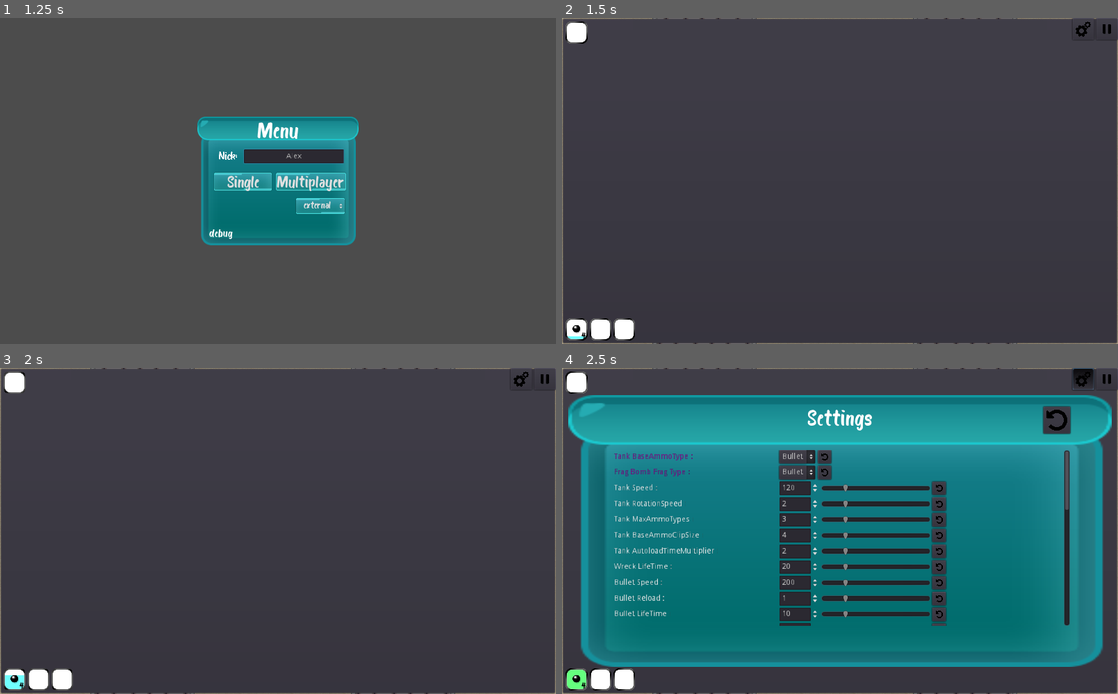
Above: before the commit, frames 1-4 (two rows, left to right).
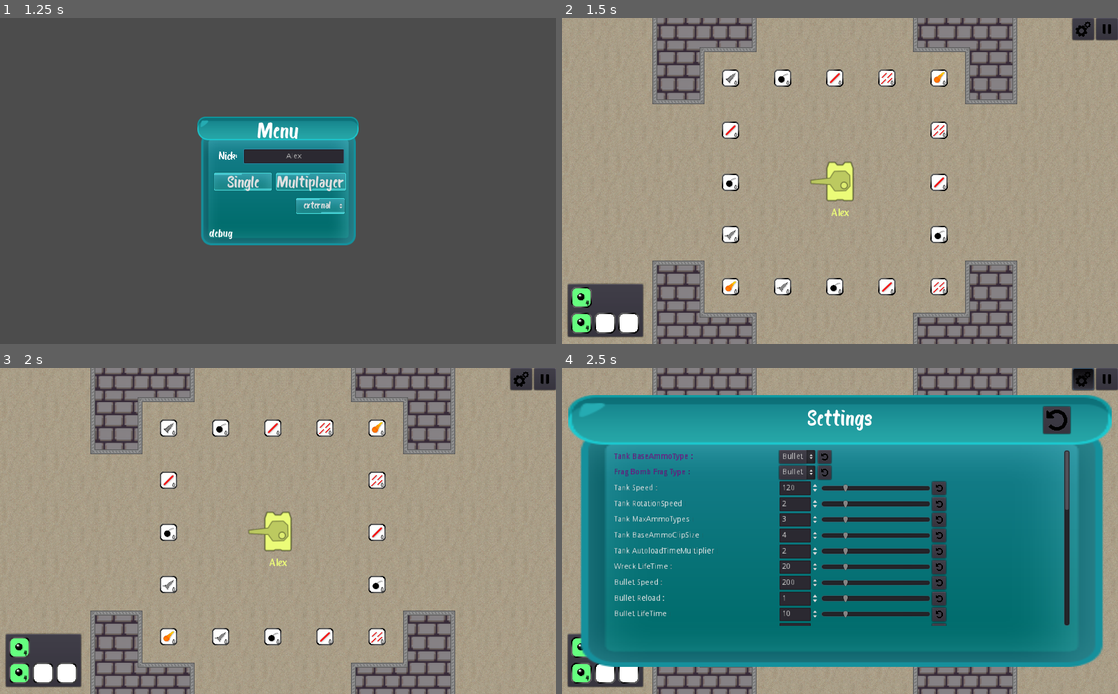
Above: after the commit, the same moments.

Repository: mm-102/godot_tanks
Game: Godot game, scene res://GameModeMaster.tscn
Two runs of this game, one before a commit and one after it. Both use one fixed random seed, a clock stepped at 60 frames per second and the inputs below. Sound files missing from this copy of the repository are replaced by a short silence.
Inputs (mouse positions are in pixels of both pictures, inside the frame that each line leads up to):
- Up to frame 1 (1.25 s): click (294, 154) at 0.52 s; type "Alex" at 0.6 s
- Up to frame 2 (1.5 s): click "Single" at 1.25 s
- Up to frame 3 (2 s): no input
- Up to frame 4 (2.5 s): click (1084, 377) at 2 s

Frame 1 is identical in both runs. In frame 2, 95% of the frame differs, in the area x 0-100%, y 0-100%; in frame 3, 95%; in frame 4, 19%.
Error before the commit: Invalid set index 'type' (on base: 'ColorRect (SlotRect.gd)') with value of type 'int'. (res://Objects/AmmoBox.gd:25)

Commit message:
Implementing autoload

Diff:
--- /dev/null
+++ b/Global/GlobalConst.gd
@@ -0,0 +1,3 @@
+class_name GConst
+
+const AUTOLOAD_NAME = "autoload"
--- a/Objects/SlotRect.gd
+++ b/Objects/SlotRect.gd
@@ -1,5 +1,30 @@
 tool
 extends ColorRect
+
+const EMPTY = -1
+
+enum BORDER_TYPES{DEFAULT, SUPER}
+const SUPER_TYPES = [
+	Ammunition.TYPES.LASER,
+	Ammunition.TYPES.FIREBALL,
+]
+const BORDER_DICT = {
+	BORDER_TYPES.DEFAULT: preload("res://Objects/gray_sampler.tres"),
+	BORDER_TYPES.SUPER: preload("res://Objects/rainbow_sampler.tres"),
+}
+export(int) var type = -1 setget set_type
+func set_type(new):
+	type = new
+	if type == EMPTY:
+		is_inside_visible(false)
+		return
+	else:
+		is_inside_visible(true)
+	$TypeRect.texture = Ammunition.get_box_texture(type)
+	if type in SUPER_TYPES:
+		set_border(BORDER_TYPES.SUPER)
+	else:
+		set_border(BORDER_TYPES.DEFAULT)
 
 export(Vector2) var icon_scale = Vector2(0.75, 0.75) setget set_icon_scale
 func set_icon_scale(new):
@@ -8,8 +33,21 @@
 	$TypeRect.rect_position = (Vector2.ONE - icon_scale) * rect_size * 0.5
 
 
+
 func _ready():
 	set_icon_scale(icon_scale)
 
+
+func is_inside_visible(is_visible: bool):
+	$TypeRect.visible = is_visible
+	$Number.visible = is_visible
+
 func set_border(border_type):
-	material.set_shader_param("border_ramp", owner.BORDER_DICT[border_type])
+	material.set_shader_param("border_ramp", BORDER_DICT[border_type])
+
+
+func set_amount_left_text(amount_left):
+	if amount_left >= INF:
+		$Number.text = ""
+	else:
+		$Number.text = str(amount_left)
--- a/Objects/SlotRect.tscn
+++ b/Objects/SlotRect.tscn
@@ -1,9 +1,12 @@
-[gd_scene load_steps=8 format=2]
+[gd_scene load_steps=13 format=2]
 
 [ext_resource path="res://textures/box_texture/bullet_box.png" type="Texture" id=1]
 [ext_resource path="res://Objects/ammo_box_shader.gdshader" type="Shader" id=2]
 [ext_resource path="res://Objects/gray_sampler.tres" type="Texture" id=3]
 [ext_resource path="res://Objects/SlotRect.gd" type="Script" id=4]
+[ext_resource path="res://textures/text/Bosk.ttf" type="DynamicFontData" id=5]
+[ext_resource path="res://Player/Player_GUI/AmmoSlots/progress_bar.gdshader" type="Shader" id=6]
+[ext_resource path="res://Player/Player_GUI/AmmoSlots/ProgressBar.gd" type="Script" id=7]
 
 [sub_resource type="ShaderMaterial" id=5]
 shader = ExtResource( 2 )
@@ -14,6 +17,17 @@
 shader_param/anim_speed = 0.5
 shader_param/modulate = Color( 1, 1, 1, 1 )
 shader_param/border_ramp = ExtResource( 3 )
+
+[sub_resource type="ShaderMaterial" id=8]
+resource_local_to_scene = true
+shader = ExtResource( 6 )
+shader_param/value = 0.0
+shader_param/center = Vector2( 0.5, 0.5 )
+shader_param/size = Vector2( 1, 1 )
+shader_param/corner_radius = 0.25
+shader_param/border_width = 0.08
+shader_param/modulate = Color( 1, 1, 1, 1 )
+shader_param/modulate_bar = Color( 0.439216, 1, 1, 1 )
 
 [sub_resource type="Shader" id=7]
 code = "shader_type canvas_item;
@@ -36,6 +50,12 @@
 shader_param/shadow_color = Color( 0, 0, 0, 0.160784 )
 shader_param/offset = Vector2( 0.05, 0.05 )
 
+[sub_resource type="DynamicFont" id=1]
+use_mipmaps = true
+use_filter = true
+extra_spacing_bottom = -3
+font_data = ExtResource( 5 )
+
 [node name="SlotRect" type="ColorRect"]
 material = SubResource( 5 )
 anchor_left = 0.5
@@ -50,15 +70,48 @@
 color = Color( 1, 1, 1, 0 )
 script = ExtResource( 4 )
 
+[node name="ProgressBar" type="ColorRect" parent="."]
+material = SubResource( 8 )
+margin_right = 64.0
+margin_bottom = 64.0
+rect_min_size = Vector2( 40, 40 )
+color = Color( 1, 1, 1, 0 )
+script = ExtResource( 7 )
+__meta__ = {
+"_editor_description_": ""
+}
+
+[node name="Tween" type="Tween" parent="ProgressBar"]
+
 [node name="TypeRect" type="TextureRect" parent="."]
 material = SubResource( 6 )
 anchor_left = 0.5
 anchor_top = 0.5
 anchor_right = 0.5
 anchor_bottom = 0.5
-margin_left = -24.0
-margin_top = -24.0
-margin_right = 24.0
-margin_bottom = 24.0
+margin_left = -22.0
+margin_top = -22.0
+margin_right = 26.0
+margin_bottom = 26.0
 texture = ExtResource( 1 )
 expand = true
+
+[node name="Number" type="Label" parent="."]
+modulate = Color( 0, 0, 0, 1 )
+self_modulate = Color( 0, 0, 0, 1 )
+margin_left = 37.0
+margin_top = 28.0
+margin_right = 50.0
+margin_bottom = 48.0
+rect_scale = Vector2( 1.5, 1.5 )
+size_flags_horizontal = 8
+size_flags_vertical = 8
+custom_colors/font_color = Color( 0, 0, 0, 1 )
+custom_colors/font_outline_modulate = Color( 0, 0, 0, 1 )
+custom_fonts/font = SubResource( 1 )
+text = "0"
+align = 2
+valign = 2
+__meta__ = {
+"_editor_description_": ""
+}
--- a/Player/Player_GUI/AmmoSlots/AmmoSlots.gd
+++ b/Player/Player_GUI/AmmoSlots/AmmoSlots.gd
@@ -10,50 +10,33 @@
 	"reset_autoload" : funcref(self, "reset_autoload")
 }
 var current_selection = BASE_SLOT
-var num_of_slots
-var selected_slot: Slot = null setget set_selected_slot
-func set_selected_slot(new):
-	if new != selected_slot:
-		if is_instance_valid(selected_slot):
-			selected_slot.state = Slot.STATES.NOT_SELECTED
-		selected_slot = new
-		selected_slot.state = Slot.STATES.LOADING
-onready var ammo_autoload = $"Autoload/0"
+onready var ammo_autoload = $"Autoload"
 var ammunition_clips: Dictionary setget set_ammunition_clips
 func set_ammunition_clips(new):
 	ammunition_clips = new
-	init_ammo_autoload(ammunition_clips[INPUT_BASE_NAME + str(BASE_SLOT)])
-	init_slots(ammunition_clips.size())
+	init_ammo_autoload(ammunition_clips[GConst.AUTOLOAD_NAME], ammunition_clips[INPUT_BASE_NAME + str(BASE_SLOT)])
+	init_slots()
 
 
 
 func _init():
 	GlobalSignals.connect("new_ammunition_clips", self, "set_ammunition_clips")
 
-func init_ammo_autoload(ammo_autoload_res):
-	ammo_autoload.ammunition_clip_res = ammo_autoload_res
+func init_ammo_autoload(ammo_autoload_res, ammo_base_res):
+	ammo_autoload.ammo_autoload_res = ammo_autoload_res
+	ammo_autoload.ammo_base_res = ammo_autoload_res
 
-func init_slots(_num_of_slots: int):
+func init_slots():
 	for child in $AmmoSlots.get_children():
 		if child is Node:
 			child.queue_free()
 	yield(get_tree(), "idle_frame")
 
-	for i in range(_num_of_slots):
-		var slot_inst = SLOT_TSCN.instance()
-		slot_inst.name = str(i)
-		slot_inst.ammunition_clip_res = ammunition_clips[INPUT_BASE_NAME + str(i)]
-		$AmmoSlots.add_child(slot_inst)
-	num_of_slots = _num_of_slots
-	select_slot(BASE_SLOT)
-
-
-func select_slot(slot_position: int):
-	if slot_position > num_of_slots:
-		printerr("[AmmoSlots]: selected slot too high")
-	set_selected_slot($AmmoSlots.get_node(str(slot_position)))
-
-
+	for ammo_clip_keys in ammunition_clips:
+		if ammo_clip_keys.begins_with(INPUT_BASE_NAME):
+			var slot_inst = SLOT_TSCN.instance()
+			slot_inst.ammunition_clip_res = ammunition_clips[ammo_clip_keys]
+			$AmmoSlots.add_child(slot_inst)
 
 
 
@@ -61,11 +44,6 @@
 
 func on_special_ammo_event(event, args : Array):
 	event_funcs[event].call_func(args)
-
-func new_shoot(type, amount_left):
-
-	pass
-
 
 func shoot_event(args : Array):
 	var type = str(args[0])
--- a/Player/Player_GUI/AmmoSlots/AmmoSlots.tscn
+++ b/Player/Player_GUI/AmmoSlots/AmmoSlots.tscn
@@ -1,8 +1,8 @@
-[gd_scene load_steps=8 format=2]
+[gd_scene load_steps=7 format=2]
 
 [ext_resource path="res://Player/Player_GUI/AmmoSlots/AmmoSlots.gd" type="Script" id=1]
 [ext_resource path="res://Player/Player_GUI/AmmoSlots/Slot.tscn" type="PackedScene" id=2]
-[ext_resource path="res://Player/Player_GUI/AmmoSlots/progress_bar.gdshader" type="Shader" id=3]
+[ext_resource path="res://Player/Player_GUI/AmmoSlots/Autoload.gd" type="Script" id=3]
 [ext_resource path="res://Objects/ammo_box_shader.gdshader" type="Shader" id=4]
 [ext_resource path="res://Objects/gray_sampler.tres" type="Texture" id=5]
 
@@ -16,17 +16,6 @@
 shader_param/anim_speed = 0.5
 shader_param/modulate = Color( 1, 1, 1, 1 )
 shader_param/border_ramp = ExtResource( 5 )
-
-[sub_resource type="ShaderMaterial" id=2]
-resource_local_to_scene = true
-shader = ExtResource( 3 )
-shader_param/value = 0.0
-shader_param/center = Vector2( 0.5, 0.5 )
-shader_param/size = Vector2( 1, 1 )
-shader_param/corner_radius = 0.25
-shader_param/border_width = 0.08
-shader_param/modulate = Color( 1, 1, 1, 1 )
-shader_param/modulate_bar = Color( 0.439216, 1, 1, 1 )
 
 [node name="AmmoSlot" type="PanelContainer"]
 margin_left = 9.0
@@ -43,14 +32,6 @@
 size_flags_vertical = 8
 
 [node name="0" parent="AmmoSlots" instance=ExtResource( 2 )]
-anchor_left = 0.0
-anchor_top = 0.0
-anchor_right = 0.0
-anchor_bottom = 0.0
-margin_left = 0.0
-margin_top = 0.0
-margin_right = 40.0
-margin_bottom = 40.0
 
 [node name="Autoload" type="CenterContainer" parent="."]
 margin_left = 7.0
@@ -59,24 +40,11 @@
 margin_bottom = 47.0
 size_flags_horizontal = 0
 size_flags_vertical = 0
+script = ExtResource( 3 )
 
 [node name="0" parent="Autoload" instance=ExtResource( 2 )]
-anchor_left = 0.0
-anchor_top = 0.0
-anchor_right = 0.0
-anchor_bottom = 0.0
-margin_left = 0.0
-margin_top = 0.0
-margin_right = 40.0
-margin_bottom = 40.0
 
 [node name="SlotRect" parent="Autoload/0" index="1"]
 material = SubResource( 1 )
 
-[node name="ProgressBar" parent="Autoload/0/SlotRect" index="0"]
-material = SubResource( 2 )
-
-[node name="Number" parent="Autoload/0" index="2"]
-visible = false
-
 [editable path="Autoload/0"]
--- /dev/null
+++ b/Player/Player_GUI/AmmoSlots/Autoload.gd
@@ -0,0 +1,20 @@
+extends CenterContainer
+
+onready var slot = $"0"
+
+var ammo_autoload_res: AmmunitionSlotObj setget set_ammo_autoload_res
+func set_ammo_autoload_res(new):
+	ammo_autoload_res = new
+	slot.progress_bar.loading_time = ammo_autoload_res.reload_time
+	slot.slot_rect.set_type(ammo_autoload_res.ammo_type)
+	slot.slot_rect.set_amount_left_text(ammo_autoload_res.amount)
+	ammo_autoload_res.connect("changed", self, "_on_ammo_base_res_changed")
+	_on_ammo_base_res_changed()
+
+var ammo_base_res: AmmunitionSlotObj setget set_ammo_base_res
+func set_ammo_base_res(new):
+	ammo_base_res = new
+
+
+func _on_ammo_base_res_changed():
+	slot.progress_bar.set_state(ammo_autoload_res.state)
--- a/Player/Player_GUI/AmmoSlots/ProgressBar.gd
+++ b/Player/Player_GUI/AmmoSlots/ProgressBar.gd
@@ -2,6 +2,18 @@
 
 const LOADING_COLOR = Color("70ffff")
 const LOADED_COLOR = Color("66ff80")
+
+const STATES = AmmunitionSlotObj.STATES
+export(STATES) var state = STATES.NOT_SELECTED setget set_state
+func set_state(new):
+	state = new
+	state_functions[state].call_func()
+var state_functions = {
+	STATES.NOT_SELECTED: funcref(self, "reset"),
+	STATES.LOADING: funcref(self, "start_loading"),
+	STATES.LOADED: funcref(self, "loaded"),
+}
+
 var loading_time = 0
 
 
@@ -10,7 +22,6 @@
 	$Tween.stop_all()
 	set_value(0.0)
 	set_loading_color(LOADING_COLOR)
-
 
 func start_loading():
 	reset()
@@ -24,8 +35,12 @@
 
 
 
+
 func set_value(val):
 	material.set_shader_param("value", val)
 
 func set_loading_color(col):
 	material.set_shader_param("modulate_bar", col)
+
+func _on_Tween_tween_all_completed():
+	set_state(STATES.LOADED)
--- a/Player/Player_GUI/AmmoSlots/Slot.gd
+++ b/Player/Player_GUI/AmmoSlots/Slot.gd
@@ -1,43 +1,7 @@
 extends Control
 class_name Slot
 
-const STATES = AmmunitionSlotObj.STATES
-export(STATES) var state = STATES.NOT_SELECTED setget set_state
-func set_state(new):
-	state = new
-	state_functions[state].call_func()
 
-enum BORDER_TYPES{DEFAULT, SUPER}
-const SUPER_TYPES = [
-	Ammunition.TYPES.LASER,
-	Ammunition.TYPES.FIREBALL,
-]
-const BORDER_DICT = {
-	BORDER_TYPES.DEFAULT: preload("res://Objects/gray_sampler.tres"),
-	BORDER_TYPES.SUPER: preload("res://Objects/rainbow_sampler.tres"),
-}
-const EMPTY = -1
-export(int) var type = -1 setget set_type
-func set_type(new):
-	type = new
-	if type == EMPTY:
-		set_inside(true)
-		return
-	else:
-		set_inside(false)
-	$SlotRect/TypeRect.texture = Ammunition.get_box_texture(type)
-	if type in SUPER_TYPES:
-		$SlotRect.set_border(BORDER_TYPES.SUPER)
-	else:
-		$SlotRect.set_border(BORDER_TYPES.DEFAULT)
-
-
-onready var progress_bar = $SlotRect/ProgressBar
-onready var state_functions = {
-	STATES.NOT_SELECTED: funcref(progress_bar, "reset"),
-	STATES.LOADING: funcref(progress_bar, "start_loading"),
-	STATES.LOADED: funcref(progress_bar, "loaded"),
-}
 var ammunition_clip_res: AmmunitionSlotObj = null setget set_ammunition_clip_res
 func set_ammunition_clip_res(new):
 	ammunition_clip_res = new
@@ -45,33 +9,30 @@
 		_on_ammunition_clip_res_changed()
 		progress_bar.loading_time = ammunition_clip_res.reload_time
 	ammunition_clip_res.connect("changed", self, "_on_ammunition_clip_res_changed")
+onready var slot_rect = $SlotRect
+onready var progress_bar = $SlotRect/ProgressBar
 
 
 
 
 func _ready():
-	set_type(EMPTY)
+	slot_rect.type = -1
 	$TouchScreenButton.action = "p_slot_" + str(get_index())
 	if ammunition_clip_res != null:
 		_on_ammunition_clip_res_changed()
 		progress_bar.loading_time = ammunition_clip_res.reload_time
 
-func set_inside(is_empty: bool):
-	$SlotRect/TypeRect.visible = not is_empty
-	$Number.visible = not is_empty
+func set_type(type):
+	$SlotRect.set_type(type)
 
-func set_amount_left_text(amount_left):
-	if amount_left >= INF:
-		$Number.text = ""
-	else:
-		$Number.text = str(amount_left)
+
+func is_inside_visible(is_visible: bool):
+	$SlotRect/TypeRect.visible = is_visible
+	$Number.visible = is_visible
+
 
 
 func _on_ammunition_clip_res_changed():
-	set_state(ammunition_clip_res.state)
-	set_type(ammunition_clip_res.ammo_type)
-	set_amount_left_text(ammunition_clip_res.amount)
-
-
-func _on_Tween_tween_all_completed():
-	set_state(STATES.LOADED)
+	progress_bar.set_state(ammunition_clip_res.state)
+	slot_rect.set_type(ammunition_clip_res.ammo_type)
+	slot_rect.set_amount_left_text(ammunition_clip_res.amount)
--- a/Player/Player_GUI/AmmoSlots/Slot.tscn
+++ b/Player/Player_GUI/AmmoSlots/Slot.tscn
@@ -1,74 +1,14 @@
-[gd_scene load_steps=14 format=2]
+[gd_scene load_steps=4 format=2]
 
-[ext_resource path="res://textures/text/Bosk.ttf" type="DynamicFontData" id=2]
+[ext_resource path="res://Objects/SlotRect.tscn" type="PackedScene" id=1]
 [ext_resource path="res://Player/Player_GUI/AmmoSlots/Slot.gd" type="Script" id=3]
-[ext_resource path="res://Player/Player_GUI/AmmoSlots/progress_bar.gdshader" type="Shader" id=4]
-[ext_resource path="res://Objects/ammo_box_shader.gdshader" type="Shader" id=7]
-[ext_resource path="res://Objects/gray_sampler.tres" type="Texture" id=8]
-[ext_resource path="res://Objects/SlotRect.gd" type="Script" id=9]
-[ext_resource path="res://Player/Player_GUI/AmmoSlots/ProgressBar.gd" type="Script" id=10]
 
 [sub_resource type="RectangleShape2D" id=11]
 extents = Vector2( 20, 20 )
 
-[sub_resource type="ShaderMaterial" id=12]
-resource_local_to_scene = true
-shader = ExtResource( 7 )
-shader_param/center = Vector2( 0.5, 0.5 )
-shader_param/size = Vector2( 1, 1 )
-shader_param/corner_radius = 0.25
-shader_param/border_width = 0.08
-shader_param/anim_speed = 0.5
-shader_param/modulate = Color( 1, 1, 1, 1 )
-shader_param/border_ramp = ExtResource( 8 )
-
-[sub_resource type="ShaderMaterial" id=9]
-resource_local_to_scene = true
-shader = ExtResource( 4 )
-shader_param/value = 0.0
-shader_param/center = Vector2( 0.5, 0.5 )
-shader_param/size = Vector2( 1, 1 )
-shader_param/corner_radius = 0.25
-shader_param/border_width = 0.08
-shader_param/modulate = Color( 1, 1, 1, 1 )
-shader_param/modulate_bar = Color( 0.439216, 1, 1, 1 )
-
-[sub_resource type="Shader" id=7]
-code = "shader_type canvas_item;
-
-uniform vec4 shadow_color : hint_color;
-uniform vec2 offset = vec2(0.1);
-
-vec4 shadow(sampler2D tex, vec2 pos){
-	float a = textureLod(tex, pos - offset, 0.0).a;
-	return vec4(shadow_color.rgb, shadow_color.a * a);
-}
-
-void fragment(){
-	vec4 col = texture(TEXTURE, UV);
-	COLOR = mix(col, shadow(TEXTURE, UV), 1.0-col.a);
-}"
-
-[sub_resource type="ShaderMaterial" id=6]
-shader = SubResource( 7 )
-shader_param/shadow_color = Color( 0, 0, 0, 0.160784 )
-shader_param/offset = Vector2( 0.05, 0.05 )
-
-[sub_resource type="DynamicFont" id=1]
-use_mipmaps = true
-use_filter = true
-extra_spacing_bottom = -3
-font_data = ExtResource( 2 )
-
 [node name="Slot" type="Control"]
-anchor_left = 0.5
-anchor_top = 0.5
-anchor_right = 0.5
-anchor_bottom = 0.5
-margin_left = -20.0
-margin_top = -20.0
-margin_right = 20.0
-margin_bottom = 20.0
+margin_right = 40.0
+margin_bottom = 40.0
 rect_min_size = Vector2( 40, 40 )
 size_flags_horizontal = 0
 script = ExtResource( 3 )
@@ -78,59 +18,13 @@
 shape = SubResource( 11 )
 action = "p_slot_1"
 
-[node name="SlotRect" type="ColorRect" parent="."]
-material = SubResource( 12 )
-anchor_left = 0.5
-anchor_top = 0.5
-anchor_right = 0.5
-anchor_bottom = 0.5
-margin_left = -20.0
-margin_top = -20.0
-margin_right = 20.0
-margin_bottom = 20.0
-rect_min_size = Vector2( 40, 40 )
-color = Color( 1, 1, 1, 0 )
-script = ExtResource( 9 )
-__meta__ = {
-"_editor_description_": ""
-}
-
-[node name="ProgressBar" type="ColorRect" parent="SlotRect"]
-material = SubResource( 9 )
-margin_right = 40.0
-margin_bottom = 40.0
-rect_min_size = Vector2( 40, 40 )
-color = Color( 1, 1, 1, 0 )
-script = ExtResource( 10 )
-
-[node name="Tween" type="Tween" parent="SlotRect/ProgressBar"]
-
-[node name="TypeRect" type="TextureRect" parent="SlotRect"]
-material = SubResource( 6 )
-anchor_left = 0.5
-anchor_top = 0.5
-anchor_right = 0.5
-anchor_bottom = 0.5
-margin_left = -15.0
-margin_top = -15.0
-margin_right = 15.0
-margin_bottom = 15.0
-expand = true
-
-[node name="Number" type="Label" parent="."]
-modulate = Color( 0, 0, 0, 1 )
-self_modulate = Color( 0, 0, 0, 1 )
-margin_left = 28.0
-margin_top = 24.0
-margin_right = 36.0
-margin_bottom = 37.0
-size_flags_horizontal = 8
-size_flags_vertical = 8
-custom_colors/font_color = Color( 0, 0, 0, 1 )
-custom_colors/font_outline_modulate = Color( 0, 0, 0, 1 )
-custom_fonts/font = SubResource( 1 )
-text = "0"
-align = 2
-valign = 2
-
-[connection signal="tween_all_completed" from="SlotRect/ProgressBar/Tween" to="." method="_on_Tween_tween_all_completed"]
+[node name="SlotRect" parent="." instance=ExtResource( 1 )]
+anchor_left = 0.0
+anchor_top = 0.0
+anchor_right = 0.0
+anchor_bottom = 0.0
+margin_left = 0.0
+margin_top = 0.0
+margin_right = 64.0
+margin_bottom = 64.0
+rect_scale = Vector2( 0.6, 0.6 )
--- a/Player/Player_GUI/GUI.tscn
+++ b/Player/Player_GUI/GUI.tscn
@@ -41,7 +41,10 @@
 }
 
 [node name="Ammunition" parent="." instance=ExtResource( 1 )]
-margin_top = 510.0
+margin_left = 0.0
+margin_top = 0.0
+margin_right = 1024.0
+margin_bottom = 600.0
 
 [node name="AllUpgrades" parent="." instance=ExtResource( 5 )]
 visible = false
--- a/Player/Tank/TankTops/top.gd
+++ b/Player/Tank/TankTops/top.gd
@@ -2,7 +2,7 @@
 
 export(Ammunition.TYPES) var turret_type
 export(PackedScene) var shootable_tscn
-var is_reloading = false
+var is_reloading = true
 var shooter: Tank = null setget set_shooter
 func set_shooter(new):
 	shooter = new
@@ -11,7 +11,14 @@
 onready var spawn_point = $RotateAtMouse/ProjectileSpawnPoint
 onready var turret_transform = $RotateAtMouse
 onready var gun_checker = $RotateAtMouse/GunInsideWallChecker
-var ammunition_clip_res: AmmunitionSlotObj = null
+var ammunition_clip_res: AmmunitionSlotObj = null setget set_ammunition_clip_res
+func set_ammunition_clip_res(new):
+	ammunition_clip_res = new
+	if ammunition_clip_res:
+		$Reload.start(ammunition_clip_res.reload_time)
+	else:
+		is_reloading = false
+
 
 
 func _ready():
@@ -20,11 +27,11 @@
 func _unhandled_input(event):
 	if event.is_action_pressed("p_shoot") and not is_reloading:
 		is_reloading = true
-		$Reload.start(ammunition_clip_res.reload_time)
 		if not is_instance_valid(ammunition_clip_res):
 			call_deferred("shoot")
 			return
 
+		$Reload.start(ammunition_clip_res.reload_time)
 		if ammunition_clip_res.amount > 0:
 			ammunition_clip_res.state = AmmunitionSlotObj.STATES.LOADING
 			ammunition_clip_res.amount -= 1
@@ -32,6 +39,9 @@
 #		if GameSettings.Dynamic.Ammunition[special_ammo[ammo_slot].type].has("ChargeTime"):
 #			call_deferred("_charge_shoot")
 #			return
+
+func _exit_tree():
+	is_reloading = true
 
 func _on_reloaded():
 	ammunition_clip_res.state = AmmunitionSlotObj.STATES.LOADED
--- a/Player/Tank/TankTops/top_bullet.tscn
+++ b/Player/Tank/TankTops/top_bullet.tscn
@@ -31,3 +31,4 @@
 end_point = NodePath("../ProjectileSpawnPoint")
 
 [node name="Reload" type="Timer" parent="."]
+one_shot = true
--- a/Player/Tank/TurretManager.gd
+++ b/Player/Tank/TurretManager.gd
@@ -15,6 +15,8 @@
 	if turrets.has(new):
 		current_turret_node = turrets[current_turret]
 		self.add_child(turrets[current_turret])
+	else:
+		current_turret_node = null
 
 var current_turret_node = null
 
@@ -29,5 +31,8 @@
 
 
 func _on_AmmunitionSystem_selected_turret(ammunition_clip_res: AmmunitionSlotObj):
+#	if turrets.has(ammunition_clip_res.ammo_type):
+#		turrets[ammunition_clip_res.ammo_type].ammunition_clip_res = ammunition_clip_res
 	set_current_turret(ammunition_clip_res.ammo_type)
-	current_turret_node.ammunition_clip_res = ammunition_clip_res
+	if is_instance_valid(current_turret_node):
+		current_turret_node.ammunition_clip_res = ammunition_clip_res
--- a/Player/Tank/ammunition_system.gd
+++ b/Player/Tank/ammunition_system.gd
@@ -20,6 +20,7 @@
 
 
 func _init():
+	create_autoload_res()
 	for i in range(num_of_slots):
 		ammunition_clips[INPUT_BASE_NAME + str(i)] = AmmunitionSlotObj.new()
 
@@ -43,6 +44,16 @@
 		for possible_action in ammunition_clips.keys():
 			if event.is_action_pressed(possible_action):
 				set_selected_slot(ammunition_clips[possible_action])
+
+
+func create_autoload_res():
+	var autoload_res = AmmunitionSlotObj.new()
+	autoload_res.ammo_type = base_ammo_type
+	autoload_res.amount = base_ammo_max_clip_size
+	autoload_res.state = AmmunitionSlotObj.STATES.LOADED
+	autoload_res.reload_time = Ammunition.RELOAD[base_ammo_type]
+	ammunition_clips[GConst.AUTOLOAD_NAME] =autoload_res
+
 
 #func reset_autoload_timer():
 #	var load_time = GameSettings.Dynamic.Ammunition[s.BaseAmmoType].Reload\
--- a/Singleplayer/GUI/GUI.tscn
+++ b/Singleplayer/GUI/GUI.tscn
@@ -1,6 +1,5 @@
-[gd_scene load_steps=14 format=2]
+[gd_scene load_steps=13 format=2]
 
-[ext_resource path="res://Player/Player_GUI/AmmoSlots/AmmoSlots.tscn" type="PackedScene" id=1]
 [ext_resource path="res://Interface/MoveJoystick.tscn" type="PackedScene" id=2]
 [ext_resource path="res://textures/PlayerGUI/pause.png" type="Texture" id=3]
 [ext_resource path="res://Interface/Menu.tres" type="Theme" id=4]
@@ -21,10 +20,6 @@
 anchor_bottom = 1.0
 mouse_filter = 2
 custom_styles/panel = SubResource( 1 )
-
-[node name="Ammunition" parent="." instance=ExtResource( 1 )]
-margin_top = 510.0
-mouse_filter = 2
 
 [node name="TopRightButtons" type="HBoxContainer" parent="."]
 margin_left = 940.0
--- a/project.godot
+++ b/project.godot
@@ -30,6 +30,11 @@
 "path": "res://Global/Functions.gd"
 }, {
 "base": "Reference",
+"class": "GConst",
+"language": "GDScript",
+"path": "res://Global/GlobalConst.gd"
+}, {
+"base": "Reference",
 "class": "GameSettings",
 "language": "GDScript",
 "path": "res://Global/GameSettings.gd"
@@ -64,6 +69,7 @@
 "AmmunitionSlotObj": "",
 "Dir": "",
 "Functions": "",
+"GConst": "",
 "GameSettings": "",
 "Projectile": "",
 "ShootableSetupData": "",
